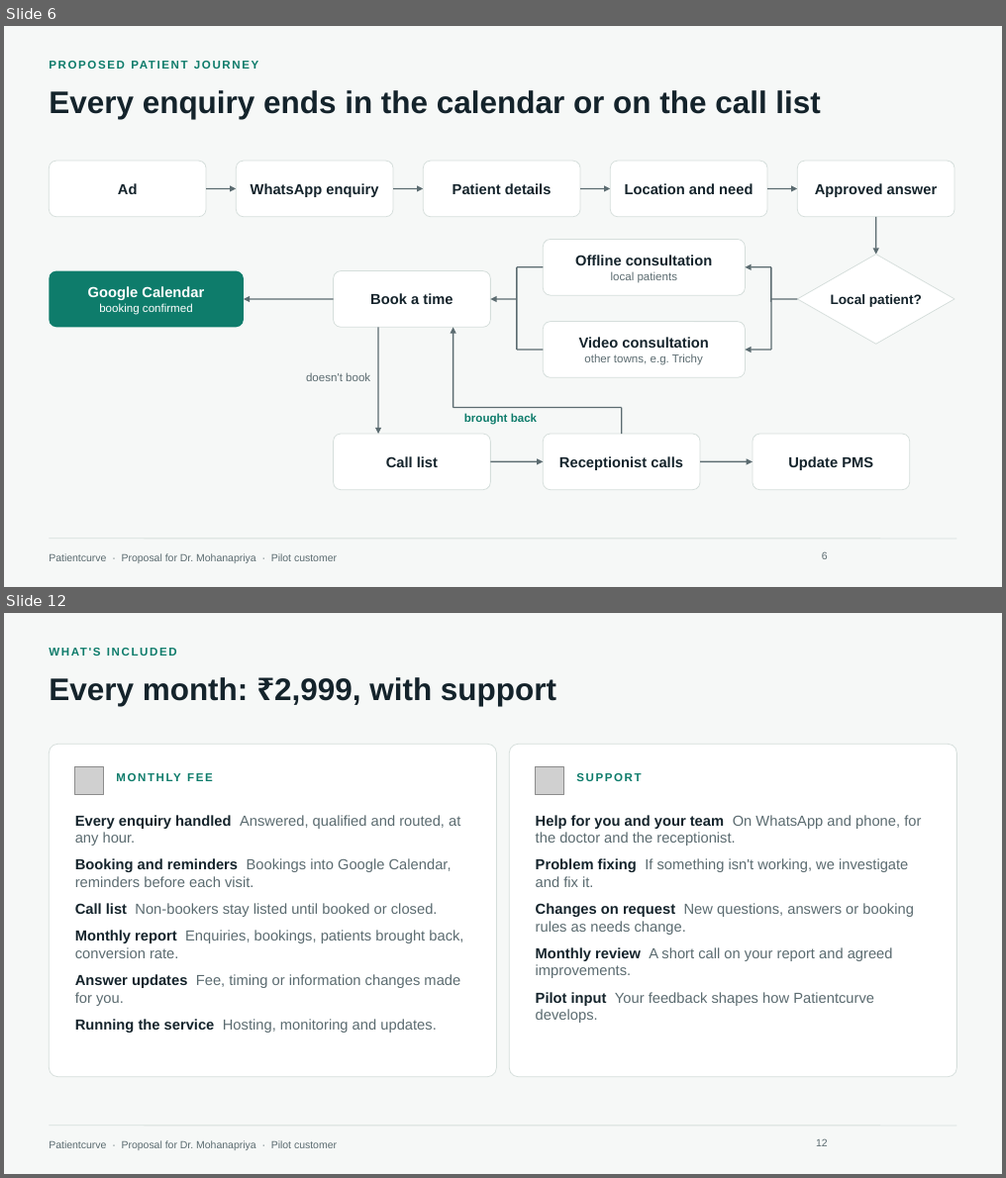
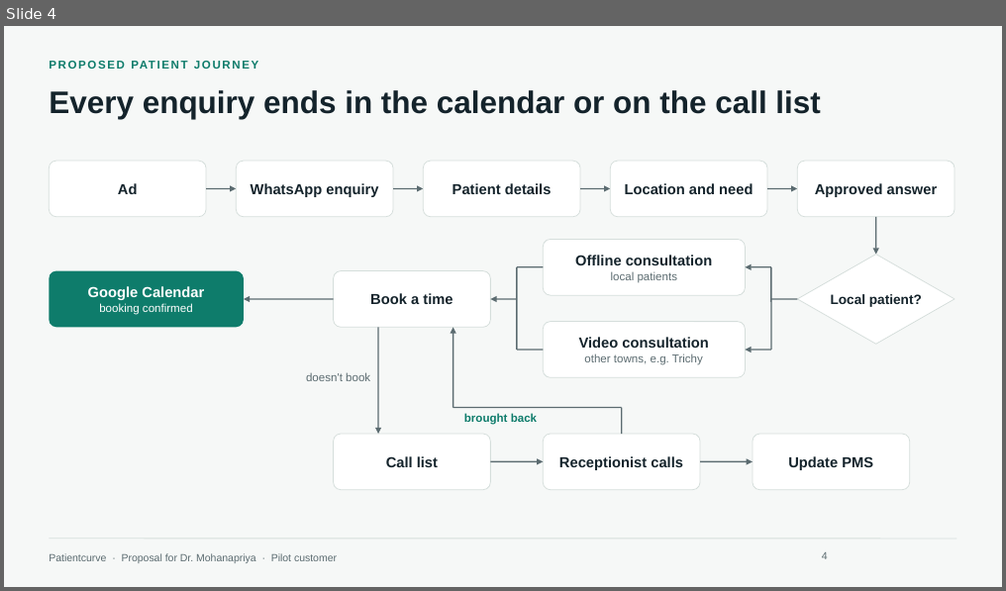
Before and after one commit to HARRISHG/staff-chat-flow, a slide deck: Patientcurve-Proposal-Dr-Mohanapriya.pptx. Shown one above the other, each under a label of ours: slides 6 and 12 before the commit, slide 4 after it; the slides between them are not shown. The pictures are 1006x1178 and 1006x591 pixels, drawn with LibreOffice and Linux fonts; fonts in the diff are those of the drawing; grey boxes stand for pictures; background and template pictures are left out. Boxes give left, top, right and bottom in pixels: in the first picture for what was removed or moved away, otherwise in the second. Text is boxed around its words. In the diff, an @@ line names an element or a change of style, - is before the commit and + after.

```diff
--- a/Patientcurve-Proposal-Dr-Mohanapriya.pptx
+++ b/Patientcurve-Proposal-Dr-Mohanapriya.pptx
@@ slide 12 removed at (x1=4, y1=613, x2=1002, y2=1174), background #F6F8F7; not listed: 2 template elements that a slide beside it also shows @@
@@ text removed at (x1=93, y1=648, x2=101, y2=656) @@
-WHAT'S INCLUDED
@@ title removed at (x1=49, y1=677, x2=556, y2=706) @@
-Every month: ₹2,999, with support
@@ rounded rectangle removed at (x1=49, y1=744, x2=497, y2=1077) @@
@@ rounded rectangle removed at (x1=509, y1=744, x2=957, y2=1077) @@
@@ picture removed at (x1=75, y1=766, x2=104, y2=795) @@
@@ text removed at (x1=116, y1=770, x2=475, y2=792) @@
-MONTHLY FEE
@@ picture removed at (x1=536, y1=766, x2=564, y2=795) @@
@@ text removed at (x1=576, y1=773, x2=641, y2=781) @@
-SUPPORT
@@ text removed at (x1=75, y1=815, x2=463, y2=1033) @@
-Every enquiry handled Answered, qualified and routed, at any hour.
-Booking and reminders Bookings into Google Calendar, reminders before each visit.
-Call list Non-bookers stay listed until booked or closed.
-Monthly report Enquiries, bookings, patients brought back, conversion rate.
-Answer updates Fee, timing or information changes made for you.
-Running the service Hosting, monitoring and updates.
@@ text removed at (x1=536, y1=815, x2=921, y2=1023) @@
-Help for you and your team On WhatsApp and phone, for the doctor and the receptionist.
-Problem fixing If something isn't working, we investigate and fix it.
-Changes on request New questions, answers or booking rules as needs change.
-Monthly review A short call on your report and agreed improvements.
-Pilot input Your feedback shapes how Patientcurve develops.
@@ page number removed at (x1=816, y1=1139, x2=828, y2=1147) @@
-12
@@ what was slide 6 is now slide 4 @@
@@ page number at (x1=822, y1=553, x2=828, y2=560): text changed @@
-6
+4
```
Also in this commit, not shown: 2 slides changed, 3 slides added, 9 other slides removed, 1 other file.
